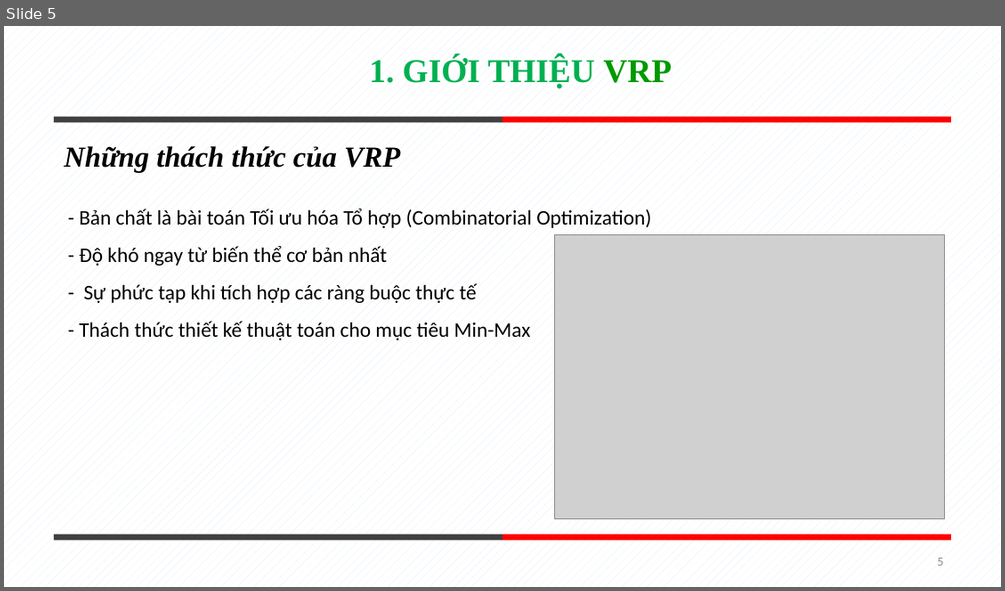
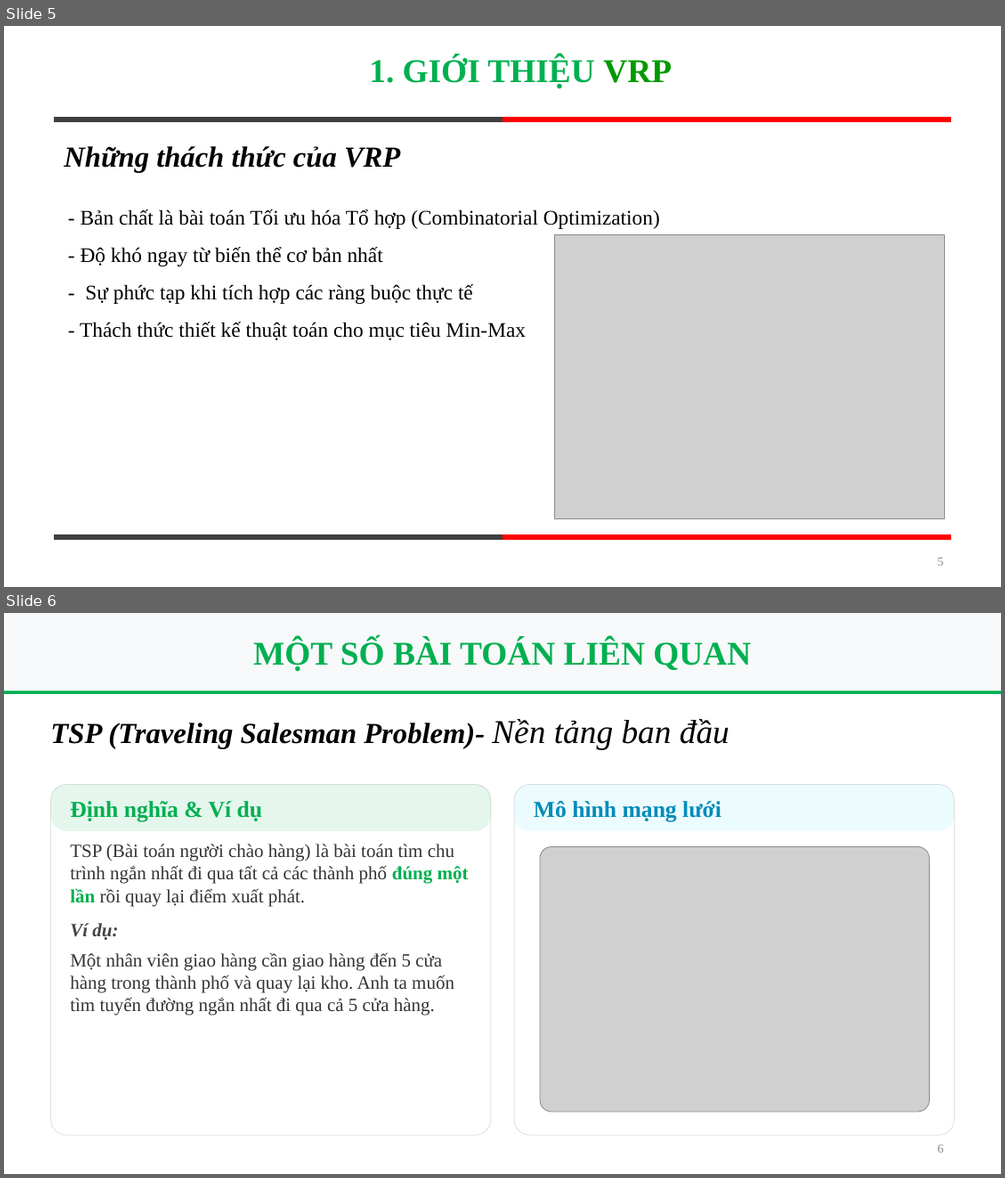
Before and after one commit to tuanxx31/DACTDLGT, a slide deck: baocao.pptx. Shown one above the other, each under a label of ours: slide 5 before the commit, slides 5 and 6 after it. The pictures are 1005x591 and 1005x1178 pixels, drawn with LibreOffice and Linux fonts; fonts in the diff are those of the drawing; grey boxes stand for pictures. Boxes give left, top, right and bottom in pixels: in the first picture for what was removed or moved away, otherwise in the second. Text is boxed around its words. In the diff, an @@ line names an element or a change of style, - is before the commit and + after.

```diff
--- a/baocao.pptx
+++ b/baocao.pptx
@@ slide 6 added at [4, 613, 1001, 1174], background #FFFFFF @@
@@ rectangle added at [4, 613, 1001, 690], fill #F8F9FA @@
@@ text added at [253, 639, 751, 671], 32 pt, text #00B050, bold @@
+MỘT SỐ BÀI TOÁN LIÊN QUAN
@@ rectangle added at [4, 690, 1001, 694], fill #00B050 @@
@@ text added at [50, 719, 729, 749], 28 pt, text #000000, bold, italic @@
+TSP (Traveling Salesman Problem)- Nền tảng ban đầu
@@ group added at [50, 784, 491, 1135]: 2 rounded rectangles, 2 texts @@
+Định nghĩa & Ví dụ
+TSP (Bài toán người chào hàng) là bài toán tìm chu trình ngắn nhất đi qua tất cả các thành phố đúng một lần rồi quay lại điểm xuất phát.
+Ví dụ:
+Một nhân viên giao hàng cần giao hàng đến 5 cửa hàng trong thành phố và quay lại kho. Anh ta muốn tìm tuyến đường ngắn nhất đi qua cả 5 cửa hàng.
@@ group added at [514, 784, 955, 1135]: 2 rounded rectangles, 1 text, 1 picture @@
+Mô hình mạng lưới
@@ page number added at [938, 1144, 944, 1152], 12 pt, text #888888 @@
+6
@@ slide 5 changed as well @@
@@ background pattern #E0EBF6 on #FFFFFF to #FFFFFF @@
@@ text "- Bản chất là bài ..." at [80, 209, 660, 340]: font Calibri to Times New Roman @@
@@ page number at [938, 557, 944, 565]: font Calibri to Times New Roman, text colour #8C8C8C to #888888 @@
```
Also in this commit, not shown: 17 other slides changed, 3 other slides added, 1 slide removed.
